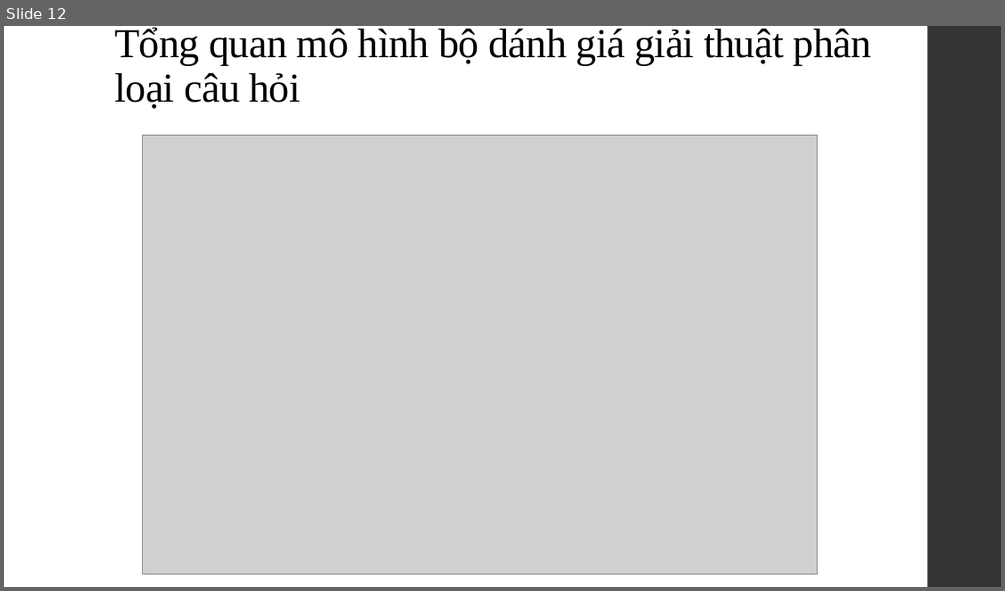
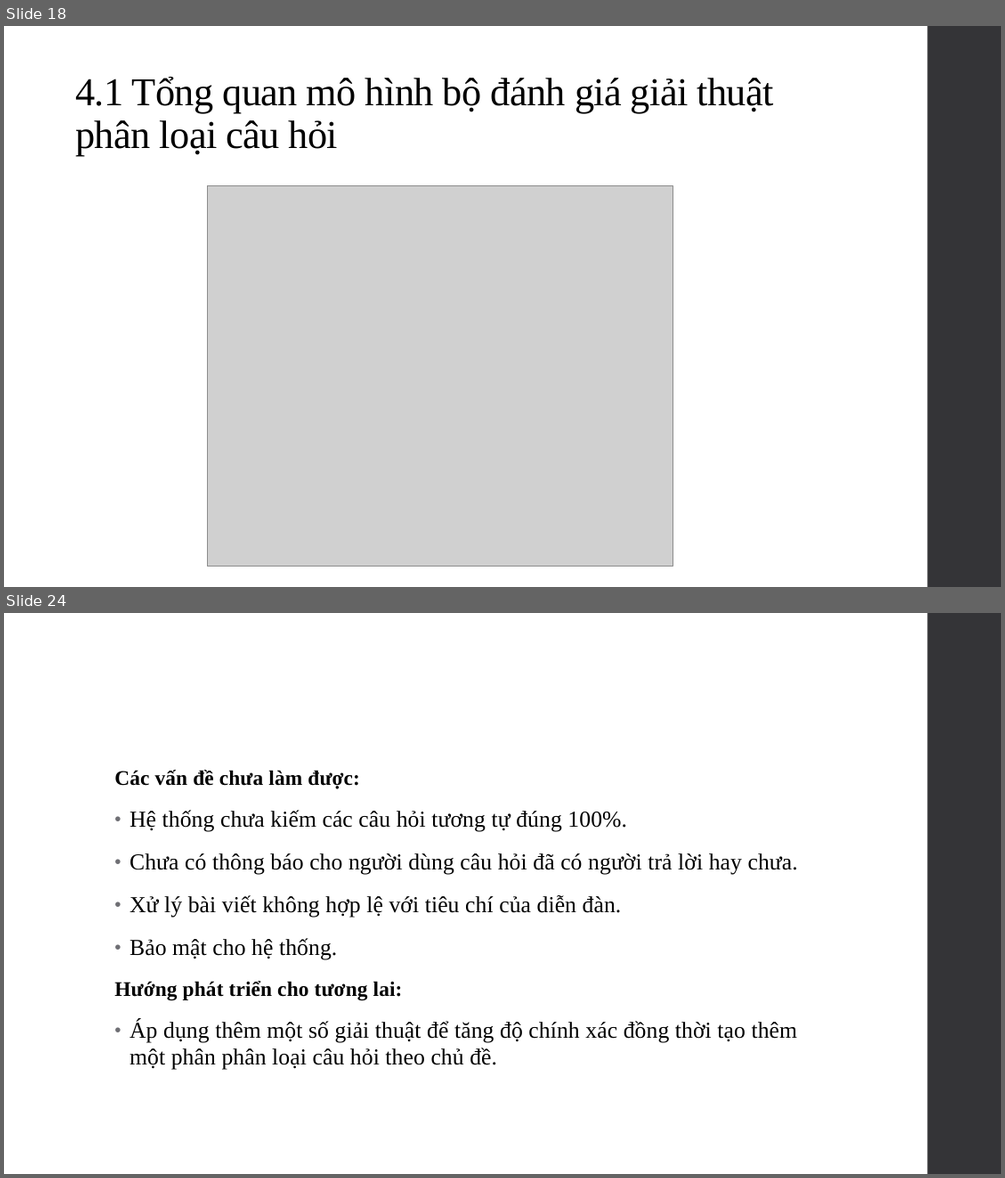
Before and after one commit to SaiGonSoftware/QA-Forum, a slide deck: Document/Baocao.pptx. Shown one above the other, each under a label of ours: slide 12 before the commit, slides 18 and 24 after it; the slides between them are not shown. The pictures are 1005x591 and 1005x1178 pixels, drawn with LibreOffice and Linux fonts; fonts in the diff are those of the drawing; grey boxes stand for pictures. Boxes give left, top, right and bottom in pixels: in the first picture for what was removed or moved away, otherwise in the second. Text is boxed around its words. In the diff, an @@ line names an element or a change of style, - is before the commit and + after.

```diff
--- a/Document/Baocao.pptx
+++ b/Document/Baocao.pptx
@@ slide 24 added at (4,613,1001,1174), background #FFFFFF; not listed: 1 template element that a slide beside it also shows @@
@@ text added at (114,770,798,1069), 22 pt, text #000000 @@
+Các vấn đề chưa làm được:
+• Hệ thống chưa kiếm các câu hỏi tương tự đúng 100%.
+• Chưa có thông báo cho người dùng câu hỏi đã có người trả lời hay chưa.
+• Xử lý bài viết không hợp lệ với tiêu chí của diễn đàn.
+• Bảo mật cho hệ thống.
+Hướng phát triển cho tương lai:
+• Áp dụng thêm một số giải thuật để tăng độ chính xác đồng thời tạo thêm một phân phân loại câu hỏi theo chủ đề.
@@ what was slide 12 is now slide 18 @@
@@ slide 18 changed as well @@
@@ title at (75,77,774,156): text changed; size 39.6 to 38 pt @@
-Tổng quan mô hình bộ dánh giá giải thuật phân loại câu hỏi
+4.1 Tổng quan mô hình bộ đánh giá giải thuật phân loại câu hỏi
@@ picture: place and size @@
-picture at (142,135,817,574)
+picture at (208,185,672,566)
```
Also in this commit, not shown: 9 other slides changed, 13 other slides added, 2 slides removed, 16 other files.
